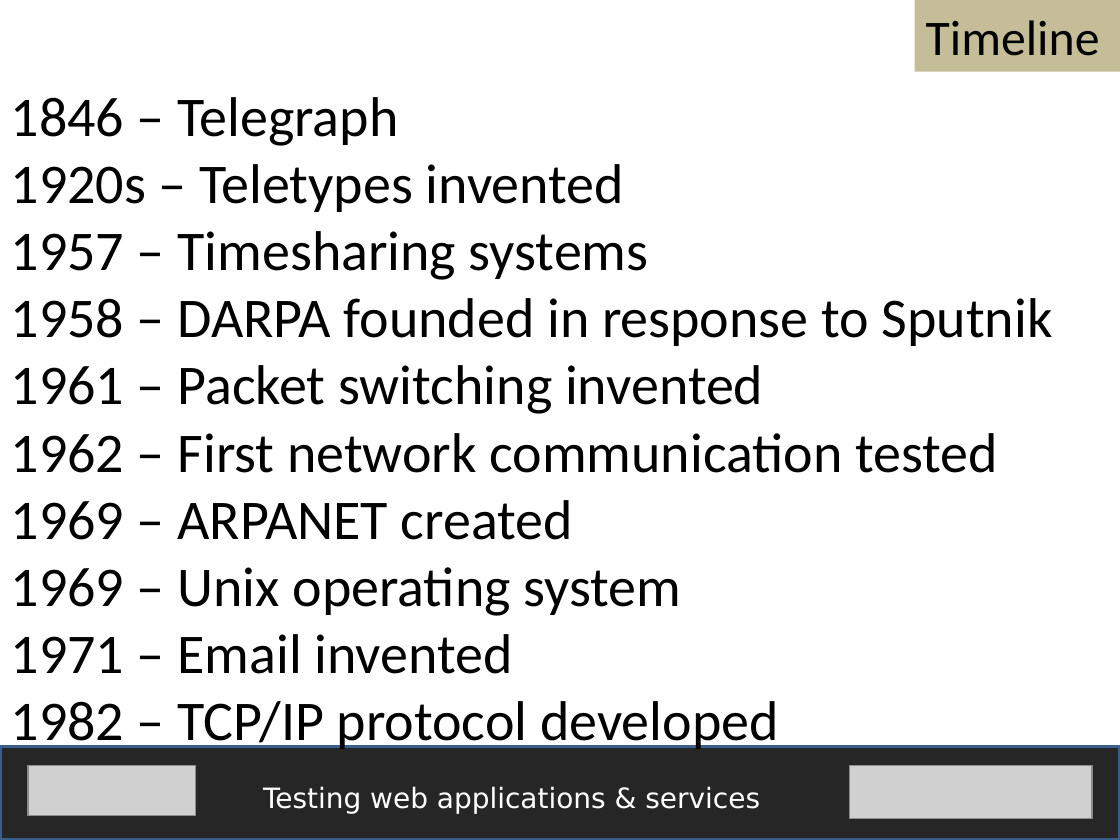
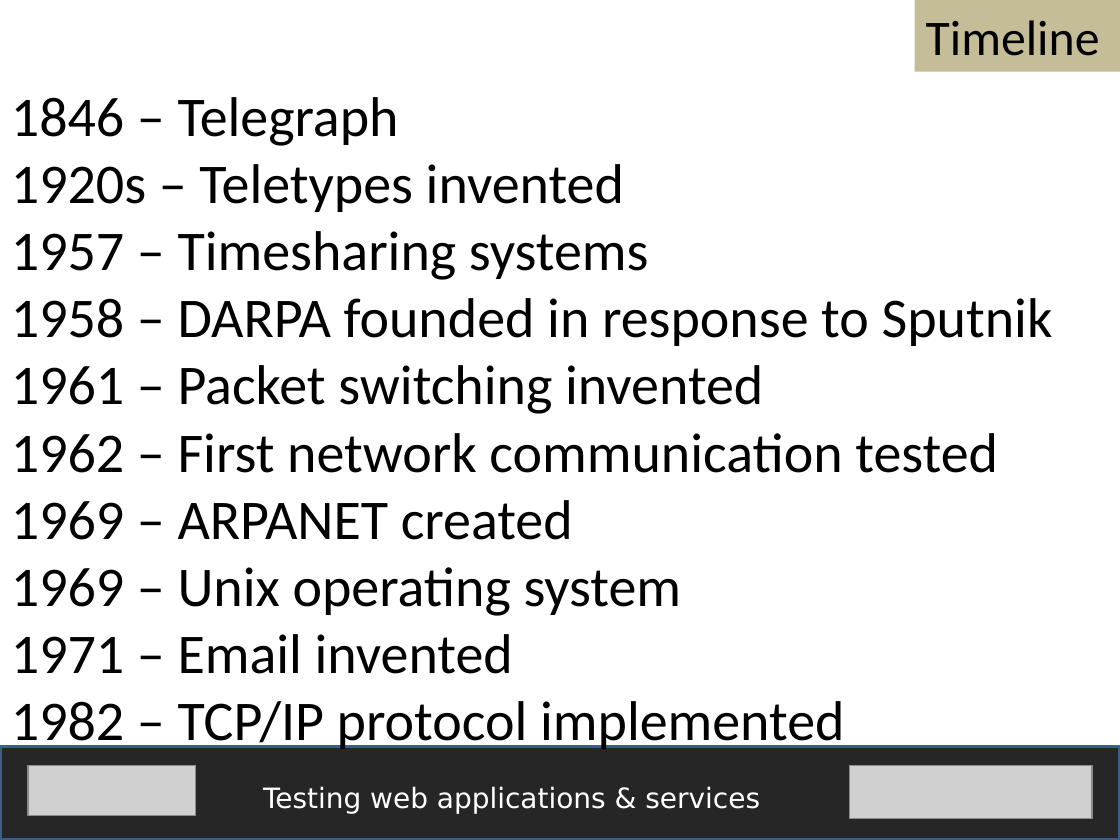
Before and after one commit to fijiaaron/testing-web-apps-and-services, a slide deck: slide 4 of presentations/A technical understanding of the web.pptx (slide 3 before the commit). Drawn at 1120x840 pixels with LibreOffice and Linux fonts; fonts in the diff are those of the drawing; grey boxes stand for pictures. Boxes give left, top, right and bottom in pixels: in the first picture for what was removed or moved away, otherwise in the second. Text is boxed around its words. In the diff, an @@ line names an element or a change of style, - is before the commit and + after.

```diff
--- a/presentations/A technical understanding of the web.pptx
+++ b/presentations/A technical understanding of the web.pptx
@@ text at (x1=11, y1=701, x2=844, y2=754): text changed @@
-1982 – TCP/IP protocol developed
+1982 – TCP/IP protocol implemented
```
Also in this commit, not shown: 3 other slides changed, 2 slides added, 8 other files.
